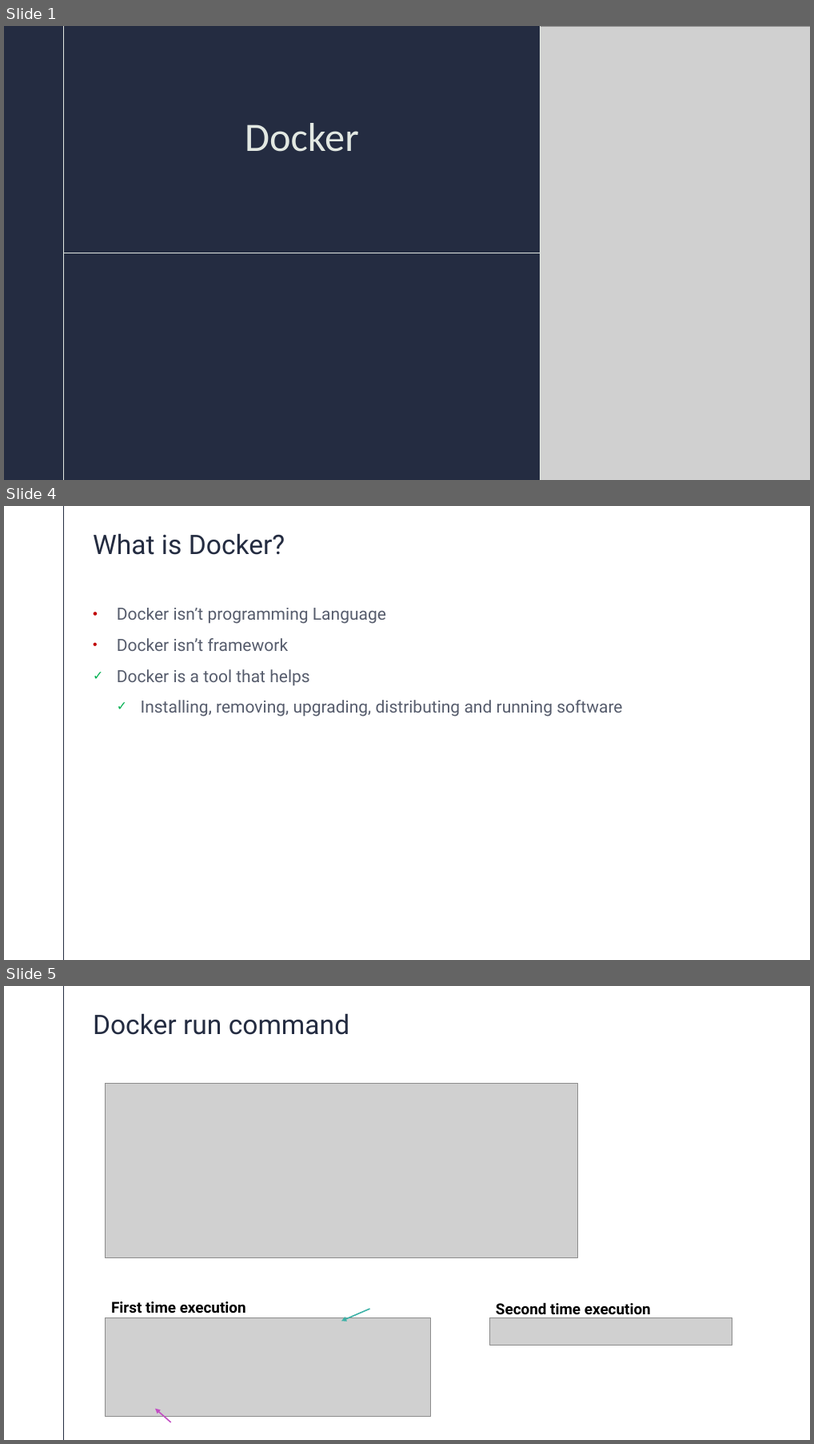
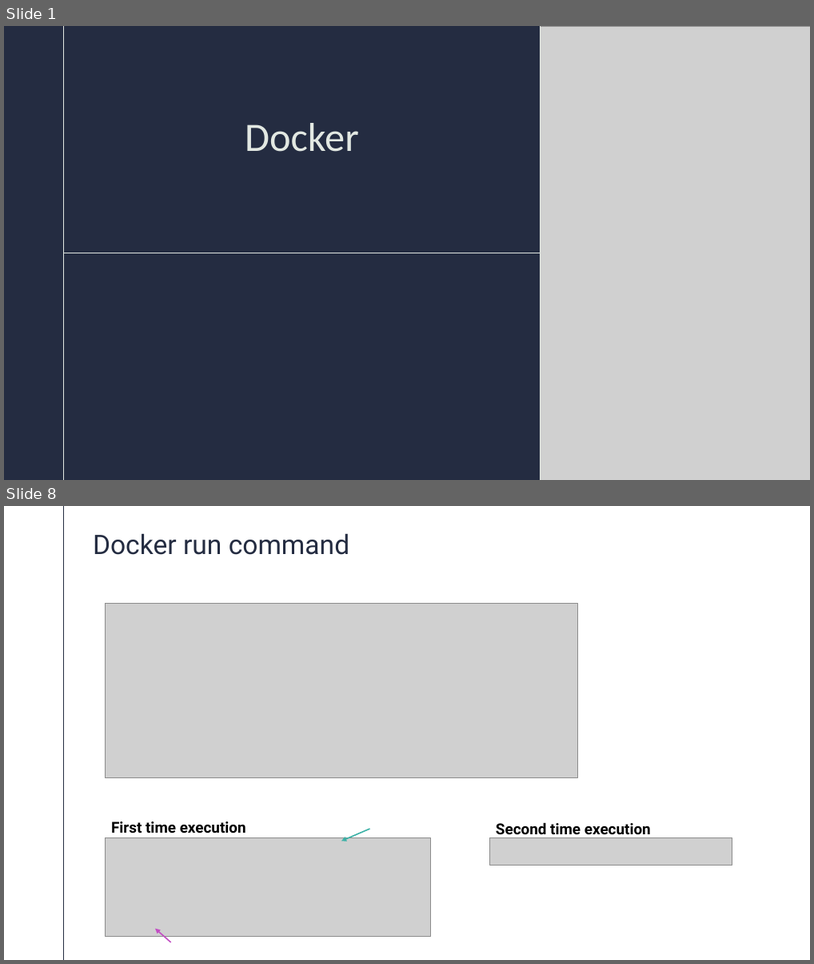
Before and after one commit to AbhilashBinkam/tech-stack-theory, a slide deck: Docker.pptx. Shown one above the other, each under a label of ours: slides 1, 4 and 5 before the commit, slides 1 and 8 after it; the slides between them are not shown. The pictures are 814x1444 and 814x964 pixels, drawn with LibreOffice and Linux fonts; fonts in the diff are those of the drawing; grey boxes stand for pictures. Boxes give left, top, right and bottom in pixels: in the first picture for what was removed or moved away, otherwise in the second. Text is boxed around its words. In the diff, an @@ line names an element or a change of style, - is before the commit and + after.

Commit message:
Abhilash | modified the docker PPT

```diff
--- a/Docker.pptx
+++ b/Docker.pptx
@@ slide 4 removed at box(4, 506, 810, 960), background #FFFFFF; not listed: 1 template element that a slide beside it also shows @@
@@ title removed at box(93, 533, 286, 555) @@
-What is Docker?
@@ text removed at box(117, 608, 622, 716) @@
-• Docker isn’t programming Language
-• Docker isn’t framework
-✓ Docker is a tool that helps
-  ✓ Installing, removing, upgrading, distributing and running software
@@ what was slide 5 is now slide 8 @@
```
Also in this commit, not shown: 2 slides changed, 4 slides added.
